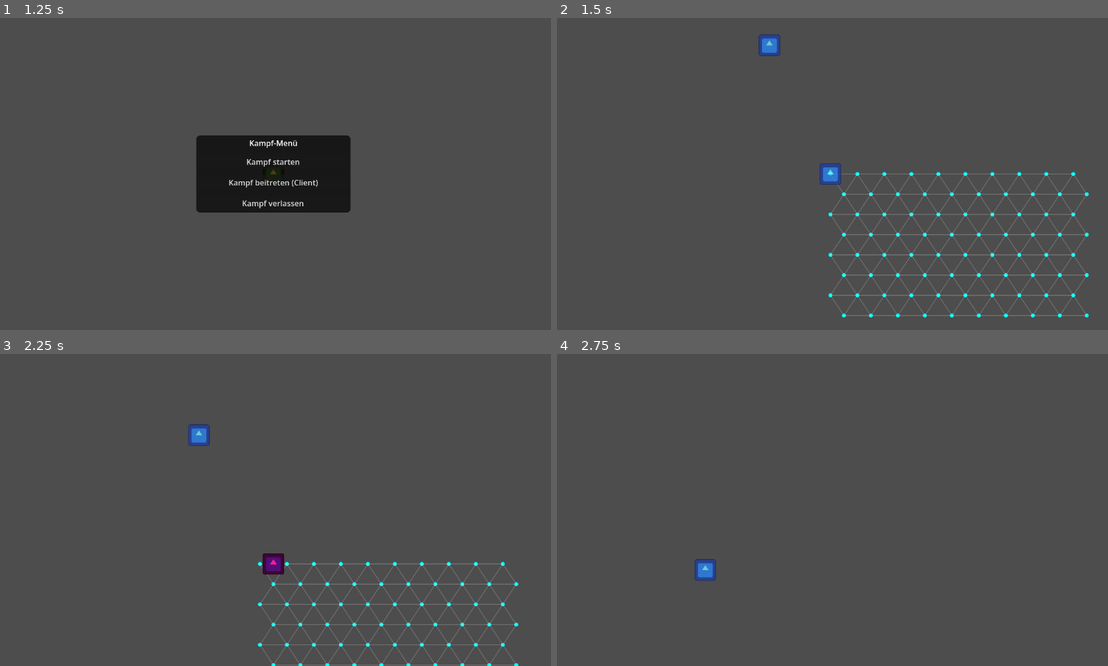
Above: before the commit, frames 1-4 (two rows, left to right).
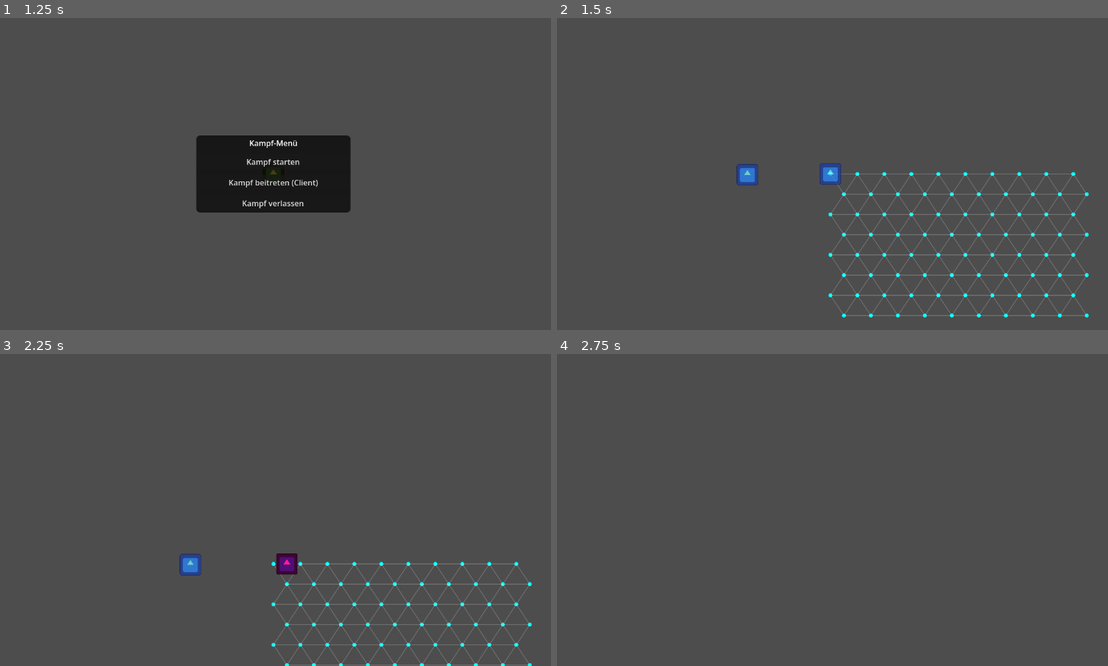
Above: after the commit, the same moments.

Repository: pieeks/NewGameRepo
Game: Godot game, scene res://scene/world.tscn
Two runs of this game, one before a commit and one after it. Both use one fixed random seed, a clock stepped at 60 frames per second and the inputs below. This scene is started directly instead of the project's main scene. The engine's default icon, where the game draws it, is replaced by a stand-in: a white triangle on a blue panel in a dark square.
Inputs (mouse positions are in pixels of both pictures, inside the frame that each line leads up to):
- Up to frame 1 (1.25 s): tap Enter at 0.5 s; move the mouse to (247, 236) at 0.52 s; hold W (move_up) from 0.53 s (still down); hold F (action_button) from 0.53 s (still down)
- Up to frame 2 (1.5 s): release W (move_up) at 1.25 s; release F (action_button) at 1.25 s; click "Kampf starten" at 1.25 s
- Up to frame 3 (2.25 s): tap Space at 2 s; move the mouse to (440, 556) at 2.02 s; hold W (move_up) from 2.03 s (still down); click (440, 556) at 2.1 s
- Up to frame 4 (2.75 s): keep holding W (move_up)

Frame 1 is identical in both runs. In frame 2, 0.5% of the frame differs, in the area x 32-41%, y 5-54%; in frame 3, 3.0%, in the area x 32-97%, y 22-100%; in frame 4, 0.3%.

Commit message:
Refactoring World.gd

Diff:
--- a/global/GameManager.gd
+++ b/global/GameManager.gd
@@ -71,6 +71,8 @@
 	var current_world: Node = get_tree().current_scene
 	if current_world.has_method("spawn_character_to_stage"):
 		current_world.spawn_character_to_stage(peer_id, data)
+		if current_world.has_method("sync_active_fights_to_peer"):
+			current_world.sync_active_fights_to_peer(peer_id)
 	else:
 		print("GameManager(Server): Fehler - Die aktuelle Scene hat keine Spawn Funktion!")
 
--- a/scene/character.tscn
+++ b/scene/character.tscn
@@ -20,7 +20,6 @@
 properties/2/replication_mode = 1
 
 [node name="Character" type="CharacterBody2D" unique_id=2123511907]
-position = Vector2(0, -13)
 collision_mask = 0
 script = ExtResource("1_6k5wm")
 
--- a/scene/world.tscn
+++ b/scene/world.tscn
@@ -1,15 +1,15 @@
 [gd_scene format=3 uid="uid://b2m03o7jo2axq"]
 
 [ext_resource type="Script" uid="uid://b1vmqo80vik12" path="res://scripts/world.gd" id="1_emkrx"]
+[ext_resource type="Script" path="res://scripts/fight_manager.gd" id="6_fmgr"]
 [ext_resource type="PackedScene" uid="uid://bpv5w7cpt1i77" path="res://scene/character.tscn" id="2_0tg4p"]
 [ext_resource type="PackedScene" uid="uid://f3ufcdsu1xr2" path="res://scene/fight/fight_template.tscn" id="3_hcb8y"]
 [ext_resource type="PackedScene" uid="uid://dpnxj50xyugb2" path="res://scene/ui/fight_menu.tscn" id="4_y3jn2"]
 [ext_resource type="PackedScene" uid="uid://dpv175xcbqgya" path="res://scene/lobby.tscn" id="5_yur6x"]
 
-[node name="TestWorld" type="Node2D" unique_id=1911214217]
+[node name="World" type="Node2D" unique_id=1911214217]
 script = ExtResource("1_emkrx")
 player_scene = ExtResource("2_0tg4p")
-fight_scene = ExtResource("3_hcb8y")
 fight_menu_scene = ExtResource("4_y3jn2")
 
 [node name="PlayerContainer" type="Node2D" parent="." unique_id=564631683]
@@ -18,6 +18,10 @@
 _spawnable_scenes = PackedStringArray("uid://bpv5w7cpt1i77")
 spawn_path = NodePath("../PlayerContainer")
 spawn_limit = 2
+
+[node name="FightManager" type="Node" parent="." unique_id=1945847826]
+script = ExtResource("6_fmgr")
+fight_scene = ExtResource("3_hcb8y")
 
 [node name="UILayer" type="CanvasLayer" parent="." unique_id=1323455720]
 
--- a/scripts/character.gd
+++ b/scripts/character.gd
@@ -6,6 +6,9 @@
 
 @export var movement_type : MovementController.ControllerType
 @export var free_camera_pan_speed: float = 400.0
+
+# Im Grid-Modus: Kamera-Position in Weltkoordinaten (nur WASD ändert sie, Character-Bewegung nicht).
+var _grid_camera_world_pos: Vector2 = Vector2.ZERO
 
 # Netzwerk-sichtbarer Animationszustand (wird später repliziert).
 # Interner Speicher (_net_anim_name) + Property mit Setter/Getters.
@@ -66,6 +69,8 @@
 	var grid_movement_node := movement_controller.get_node_or_null("GridMovement")
 	if grid_movement_node != null:
 		grid_movement_node.set("grid_manager", grid_mgr)
+	# Kamera-Ziel in Weltkoordinaten auf aktuelle Position setzen
+	_grid_camera_world_pos = global_position
 
 
 func _process(delta: float) -> void:
@@ -74,8 +79,10 @@
 	if not camera_2d or not camera_2d.is_current():
 		return
 
-	# Im Grid-Modus (Fight): Kamera frei mit WASD schwenkbar
+	# Im Grid-Modus (Fight): Kamera bleibt in Weltkoordinaten, nur WASD schwenkt
 	if movement_controller.current_type == MovementController.ControllerType.GRID:
+		if _grid_camera_world_pos == Vector2.ZERO:
+			_grid_camera_world_pos = global_position
 		var move := Vector2.ZERO
 		if Input.is_action_pressed("move_left"):
 			move.x -= 1.0
@@ -86,8 +93,8 @@
 		if Input.is_action_pressed("move_down"):
 			move.y += 1.0
 		if move != Vector2.ZERO:
-			move = move.normalized() * free_camera_pan_speed * delta
-			camera_2d.position += move
+			_grid_camera_world_pos += move.normalized() * free_camera_pan_speed * delta
+		camera_2d.global_position = _grid_camera_world_pos
 	else:
 		# Sonst: Kamera folgt dem Character (Offset zurück auf 0)
 		camera_2d.position = Vector2.ZERO
--- /dev/null
+++ b/scripts/fight_manager.gd
@@ -0,0 +1,157 @@
+extends Node
+
+signal fight_ended_for_peer(peer_id: int)
+
+@export var fight_scene: PackedScene
+
+@onready var fight_layer: Node = get_parent().get_node("FightLayer")
+
+var is_fight_active: bool = false
+var peers_in_fight: Dictionary = {}
+
+
+func start_fight_for_peer(peer_id: int) -> void:
+	if not multiplayer.is_server():
+		return
+	peers_in_fight[peer_id] = true
+	rpc_start_fight.rpc(peer_id)
+
+
+func end_fight_for_peer(peer_id: int) -> void:
+	if not multiplayer.is_server():
+		return
+	if peers_in_fight.has(peer_id):
+		peers_in_fight[peer_id] = false
+	rpc_end_fight_for_peer.rpc(peer_id)
+
+
+func end_fight() -> void:
+	if not multiplayer.is_server():
+		return
+	rpc_end_fight.rpc()
+
+
+func sync_active_fights_to_peer(peer_id: int) -> void:
+	if not multiplayer.is_server():
+		return
+	var count := 0
+	for child in fight_layer.get_children():
+		if child.has_method("get_owner_peer_id") and child.get("participants") != null:
+			var participants_list: Array = []
+			for p in child.participants:
+				participants_list.append(p)
+			rpc_create_existing_fight.rpc_id(peer_id, child.get_owner_peer_id(), participants_list)
+			count += 1
+	if count > 0:
+		print("FightManager: Sync von ", count, " aktiven Fight(s) an Peer ", peer_id, " gesendet.")
+
+
+func is_peer_in_fight(peer_id: int) -> bool:
+	return peers_in_fight.has(peer_id) and peers_in_fight[peer_id]
+
+
+@rpc("any_peer", "call_local")
+func rpc_start_fight(owner_peer_id: int) -> void:
+	if fight_scene == null:
+		push_error("FightManager: fight_scene ist nicht gesetzt.")
+		return
+	var fight_instance: Node2D = fight_scene.instantiate()
+	fight_instance.name = "Fight_%d" % owner_peer_id
+	if fight_instance.has_method("set_owner_peer_id"):
+		fight_instance.set_owner_peer_id(owner_peer_id)
+	fight_layer.add_child(fight_instance)
+	is_fight_active = true
+	peers_in_fight[owner_peer_id] = true
+	print("FightManager: Fight wurde instanziert (RPC).")
+
+
+@rpc("any_peer")
+func rpc_create_existing_fight(owner_peer_id: int, participants_list: Array) -> void:
+	if fight_scene == null:
+		push_error("FightManager: rpc_create_existing_fight - fight_scene ist null.")
+		return
+	print("FightManager: Erstelle bestehenden Fight ", owner_peer_id, " lokal (Join-in-Progress).")
+	var fight_instance: Node2D = fight_scene.instantiate()
+	fight_instance.name = "Fight_%d" % owner_peer_id
+	if fight_instance.has_method("set_owner_peer_id"):
+		fight_instance.set_owner_peer_id(owner_peer_id)
+	if fight_instance.has_method("set_participants"):
+		fight_instance.set_participants(participants_list)
+	fight_layer.add_child(fight_instance)
+	is_fight_active = true
+	for p in participants_list:
+		peers_in_fight[int(p)] = true
+
+
+@rpc("any_peer")
+func rpc_request_start_fight() -> void:
+	if not multiplayer.is_server():
+		return
+	var requester_id := multiplayer.get_remote_sender_id()
+	print("FightManager: Start-Fight-Request von Peer ", requester_id)
+	start_fight_for_peer(requester_id)
+
+
+@rpc("any_peer")
+func rpc_request_join_fight() -> void:
+	if not multiplayer.is_server():
+		return
+	var requester_id := multiplayer.get_remote_sender_id()
+	_process_join_request(requester_id)
+
+
+func _process_join_request(requester_id: int) -> void:
+	print("FightManager: Join-Fight-Request von Peer ", requester_id)
+	for child in fight_layer.get_children():
+		if child.has_method("add_participant"):
+			if child.has_method("has_participant") and child.has_participant(requester_id):
+				print("FightManager: Peer ", requester_id, " ist bereits Teilnehmer.")
+				return
+			var owner_id := 0
+			if child.has_method("get_owner_peer_id"):
+				owner_id = child.get_owner_peer_id()
+			rpc_sync_join_fight.rpc(owner_id, requester_id)
+			print("FightManager: Peer ", requester_id, " als Teilnehmer hinzugefügt.")
+			return
+	print("FightManager: Kein aktiver Fight zum Beitreten gefunden.")
+
+
+@rpc("any_peer", "call_local")
+func rpc_sync_join_fight(owner_peer_id: int, peer_id: int) -> void:
+	peers_in_fight[peer_id] = true
+	for child in fight_layer.get_children():
+		if child.has_method("get_owner_peer_id") and child.get_owner_peer_id() == owner_peer_id:
+			child.add_participant(peer_id)
+			return
+
+
+@rpc("any_peer")
+func rpc_request_end_fight_for_peer() -> void:
+	if not multiplayer.is_server():
+		return
+	var requester_id := multiplayer.get_remote_sender_id()
+	print("FightManager: End-Fight-Request von Peer ", requester_id)
+	end_fight_for_peer(requester_id)
+
+
+@rpc("any_peer", "call_local")
+func rpc_end_fight() -> void:
+	if fight_layer.get_child_count() == 0:
+		return
+	for child in fight_layer.get_children():
+		child.queue_free()
+	is_fight_active = false
+	peers_in_fight.clear()
+
+
+@rpc("any_peer", "call_local")
+func rpc_end_fight_for_peer(peer_id: int) -> void:
+	for child in fight_layer.get_children():
+		if child.has_method("get_owner_peer_id") and child.get_owner_peer_id() == peer_id:
+			child.queue_free()
+	if peers_in_fight.has(peer_id):
+		peers_in_fight[peer_id] = false
+	if fight_layer.get_child_count() == 0:
+		is_fight_active = false
+	fight_ended_for_peer.emit(peer_id)
+	print("FightManager: Fight beendet (RPC).")
--- a/scripts/fights/fight_template.gd
+++ b/scripts/fights/fight_template.gd
@@ -38,6 +38,12 @@
 	return owner_peer_id
 
 
+func set_participants(participants_list: Array) -> void:
+	participants.clear()
+	for p in participants_list:
+		participants.append(int(p))
+
+
 func has_participant(peer_id: int) -> bool:
 	return participants.has(peer_id)
 
@@ -51,9 +57,9 @@
 	if peer_id == multiplayer.get_unique_id():
 		visible = true
 
-	#Nur Host spawnt Battle-character; Owner wurde schon in _ready() gespawnt
+	# Nur Host spawnt Battle-Character; einen Frame verzögern, damit Client die Fight-Szene hat (Join-in-Progress).
 	if multiplayer.is_server() and peer_id != owner_peer_id:
-		_spawn_battle_character(peer_id)
+		call_deferred("_spawn_battle_character", peer_id)
 
 
 func _spawn_battle_character(peer_id: int) -> void:
--- a/scripts/world.gd
+++ b/scripts/world.gd
@@ -1,33 +1,39 @@
 extends Node2D
 
 @export var player_scene: PackedScene
-@export var fight_scene: PackedScene
 @export var fight_menu_scene: PackedScene
 
 @onready var player_container: Node2D = $PlayerContainer
 @onready var ui_layer: CanvasLayer = $UILayer
+@onready var fight_manager: Node = $FightManager
 
 var fight_menu: Control
 
-var is_fight_active: bool = false
-# Tracking, welche Peers aktuell in einem Fight sind (für Movement-Block in der Open World)
-var peers_in_fight: = {}
+
+func _ready() -> void:
+	print("world: _ready()")
+	GameManager.notify_world_is_ready.call_deferred()
+	if fight_manager.has_signal("fight_ended_for_peer"):
+		fight_manager.fight_ended_for_peer.connect(_on_fight_ended_for_peer)
 
 
-func _ready() -> void:
-	print("!!! testWorld.gd: Mein _ready() Funktion Läuft!")
-	GameManager.notify_world_is_ready.call_deferred()
+func _on_fight_ended_for_peer(peer_id: int) -> void:
+	var my_id := multiplayer.get_unique_id()
+	if peer_id != my_id:
+		return
+	var my_char: Node = player_container.get_node_or_null(str(my_id))
+	if my_char:
+		var cam: Camera2D = my_char.get_node_or_null("Camera2D")
+		if cam:
+			cam.make_current()
 
 
 func spawn_character_to_stage(peer_id: int, data: Dictionary) -> void:
 	if player_scene == null:
-		print("testWorld: Fehler - player_scene is nicht zugewiesen")
+		print("world: Fehler - player_scene ist nicht zugewiesen")
 		return
-
-	print("testWorld: -> Setze Character ", data.get("name", "Unbekannt"))
-
-	var player_instance : Node = player_scene.instantiate()
-
+	print("world: Setze Character ", data.get("name", "Unbekannt"))
+	var player_instance: Node = player_scene.instantiate()
 	player_instance.name = str(peer_id)
 	player_instance.set_multiplayer_authority(peer_id)
 	player_instance.position = Vector2(randf_range(-150, 150), randf_range(-150, 150))
@@ -35,157 +41,20 @@
 
 
 func remove_character_from_stage(peer_id: int) -> void:
-	var player_node_name: String = str(peer_id)
-	var node_to_remove: Node = player_container.get_node_or_null(player_node_name)
-
+	var node_to_remove: Node = player_container.get_node_or_null(str(peer_id))
 	if node_to_remove:
-		print("testWorld: Spieler: ", peer_id, "hat das Spiel verlassen")
+		print("world: Spieler ", peer_id, " hat das Spiel verlassen")
 		node_to_remove.queue_free()
 	else:
-		print("testWorld: Konnte keinen Charcter für ID: ", peer_id, " finden.")
+		print("world: Konnte keinen Character für ID ", peer_id, " finden.")
 
 
-func start_fight_for_peer(peer_id: int) -> void:
-	# Fight-Start immer vom Host aus steuern und dann per RPC
-	# auf alle Peers (inkl. Host selbst) spiegeln.
-	if not multiplayer.is_server():
-		return
-
-	peers_in_fight[peer_id] = true
-	rpc_start_fight.rpc(peer_id)
-
-
-func end_fight_for_peer(peer_id: int) -> void:
-	# Fight-Ende immer vom Host aus steuern
-	if not multiplayer.is_server():
-		return
-
-	if peers_in_fight.has(peer_id):
-		peers_in_fight[peer_id] = false
-
-	rpc_end_fight_for_peer.rpc(peer_id)
-
-
-func end_fight() -> void:
-	# Fight-Ende ebenfalls nur vom Host anstoßen
-	if not multiplayer.is_server():
-		return
-
-	rpc_end_fight.rpc()
-
-
-@rpc("any_peer", "call_local")
-func rpc_start_fight(owner_peer_id: int) -> void:
-	if fight_scene == null:
-		print("testWorld: Fehler - fight_scene ist nicht gesetzt.")
-		return
-
-	var fight_instance: Node2D = fight_scene.instantiate()
-	fight_instance.name = "Fight_%d" % owner_peer_id
-	# Peer-ID in die Fight-Szene übergeben, falls das Script sie unterstützt.
-	if fight_instance.has_method("set_owner_peer_id"):
-		fight_instance.set_owner_peer_id(owner_peer_id)
-	$FightLayer.add_child(fight_instance)
-	is_fight_active = true
-	# Sicherstellen, dass auf allen Peers der passende Spieler
-	# als "im Fight" markiert wird, damit sein Open-World-Movement stoppt.
-	peers_in_fight[owner_peer_id] = true
-	print("testWorld: Test-Fight wurde instanziert (RPC).")
+func sync_active_fights_to_peer(peer_id: int) -> void:
+	fight_manager.sync_active_fights_to_peer(peer_id)
 
 
 func is_peer_in_fight(peer_id: int) -> bool:
-	return peers_in_fight.has(peer_id) and peers_in_fight[peer_id]
-
-
-@rpc("any_peer")
-func rpc_request_start_fight() -> void:
-	# Wird von Clients aufgerufen; nur der Host verarbeitet diese Anfrage.
-	if not multiplayer.is_server():
-		return
-
-	var requester_id := multiplayer.get_remote_sender_id()
-	print("testWorld: Start-Fight-Request von Peer ", requester_id)
-	start_fight_for_peer(requester_id)
-
-
-@rpc("any_peer")
-func rpc_request_join_fight() -> void:
-	if not multiplayer.is_server():
-		return
-
-	var requester_id := multiplayer.get_remote_sender_id()
-	print("world: Join-Fight-Request von Peer ", requester_id)
-
-	for child in $FightLayer.get_children():
-		if child.has_method("add_participant"):
-			if child.has_method("has_participant") and child.has_participant(requester_id):
-				print("world: Peer ", requester_id, " ist bereits Teilnehmer.")
-				return
-
-			var owner_id := 0
-			if child.has_method("get_owner_peer_id"):
-				owner_id = child.get_owner_peer_id()
-
-			# Nur RPC auslösen – add_participant (und ggf. Spawn) passiert in rpc_sync_join_fight auf allen Peers
-			rpc_sync_join_fight.rpc(owner_id, requester_id)
-			print("world: Peer ", requester_id, " als Teilnehmer hinzugefügt.")
-			return
-
-	print("world: Kein aktiver Fight zum Beitreten gefunden.")
-
-
-@rpc("any_peer", "call_local")
-func rpc_sync_join_fight(owner_peer_id: int, peer_id: int) -> void:
-	# Auf allen Peers: Teilnehmehrliste und Movement-Block aktualisieren
-	peers_in_fight[peer_id] = true
-
-	for child in $FightLayer.get_children():
-		if child.has_method("get_owner_peer_id") and child.get_owner_peer_id() == owner_peer_id:
-			child.add_participant(peer_id)
-			return
-
-
-@rpc("any_peer")
-func rpc_request_end_fight_for_peer() -> void:
-	# Wird von Clients aufgerufen; nur der Host verarbeitet diese Anfrage.
-	if not multiplayer.is_server():
-		return
-
-	var requester_id := multiplayer.get_remote_sender_id()
-	print("testWorld: End-Fight-Request von Peer ", requester_id)
-	end_fight_for_peer(requester_id)
-
-
-@rpc("any_peer", "call_local")
-func rpc_end_fight() -> void:
-	if $FightLayer.get_child_count() == 0:
-		return
-	for child in $FightLayer.get_children():
-		child.queue_free()
-	is_fight_active = false
-	peers_in_fight.clear()
-
-
-@rpc("any_peer", "call_local")
-func rpc_end_fight_for_peer(peer_id: int) -> void:
-	# Konkreten Fight für einen bestimmten Peer schließen
-	for child in $FightLayer.get_children():
-		if child.has_method("get_owner_peer_id") and child.get_owner_peer_id() == peer_id:
-			child.queue_free()
-
-	if peers_in_fight.has(peer_id):
-		peers_in_fight[peer_id] = false
-
-	if $FightLayer.get_child_count() == 0:
-		is_fight_active = false
-	# Welt-Kamera des lokalen Spielers wieder aktivieren
-	var my_id: int = multiplayer.get_unique_id()
-	var my_char: Node = player_container.get_node_or_null(str(my_id))
-	if my_char:
-		var cam: Camera2D = my_char.get_node_or_null("Camera2D")
-		if cam:
-			cam.make_current()
-	print("testWorld: Fight beendet (RPC).")
+	return fight_manager.is_peer_in_fight(peer_id)
 
 
 func _unhandled_key_input(event: InputEvent) -> void:
@@ -194,9 +63,6 @@
 			$UILayer/CenterContainer/Lobby.visible = false
 		else:
 			$UILayer/CenterContainer/Lobby.visible = true
-
-	# Taste F (oder die zugeordnete Action) öffnet das Kampf-Menü,
-	# anstatt direkt einen Kampf zu starten/beenden.
 	if event.is_action_pressed("action_button"):
 		_toggle_fight_menu()
 
@@ -206,15 +72,11 @@
 		fight_menu.queue_free()
 		fight_menu = null
 		return
-
 	if fight_menu_scene == null:
-		print("testWorld: fight_menu_scene ist nicht gesetzt.")
+		print("world: fight_menu_scene ist nicht gesetzt.")
 		return
-
 	fight_menu = fight_menu_scene.instantiate()
 	ui_layer.add_child(fight_menu)
-
-	# Signale verbinden
 	if fight_menu.has_signal("start_fight_pressed"):
 		fight_menu.start_fight_pressed.connect(_on_fight_menu_start_fight)
 	if fight_menu.has_signal("join_fight_pressed"):
@@ -224,47 +86,30 @@
 
 
 func _on_fight_menu_start_fight() -> void:
-	# Menü schließen und Kampf starten
 	if fight_menu and is_instance_valid(fight_menu):
 		fight_menu.queue_free()
 		fight_menu = null
-
 	if multiplayer.is_server():
-		# Host startet direkt einen Fight für sich selbst
-		var my_id := multiplayer.get_unique_id()
-		start_fight_for_peer(my_id)
+		fight_manager.start_fight_for_peer(multiplayer.get_unique_id())
 	else:
-		# Client sendet nur eine Anfrage an den Host,
-		# der dann einen neuen Fight für diesen Peer startet.
-		rpc_id(1, "rpc_request_start_fight")
+		fight_manager.rpc_id(1, "rpc_request_start_fight")
 
 
 func _on_fight_menu_join_fight() -> void:
-	#Menü schließen
 	if fight_menu and is_instance_valid(fight_menu):
 		fight_menu.queue_free()
 		fight_menu = null
-
-	var my_id := multiplayer.get_unique_id()
-
 	if multiplayer.is_server():
-		print("world: Host móchte einem Fight beitreten (Peer ID: ", my_id, ")")
+		fight_manager._process_join_request(multiplayer.get_unique_id())
 	else:
-		#Client: Anfrage an den Host senden
-		rpc_id(1, "rpc_request_join_fight")
+		fight_manager.rpc_id(1, "rpc_request_join_fight")
 
 
 func _on_fight_menu_leave_fight() -> void:
-	# Menü schließen
 	if fight_menu and is_instance_valid(fight_menu):
 		fight_menu.queue_free()
 		fight_menu = null
-
-	var my_id := multiplayer.get_unique_id()
 	if multiplayer.is_server():
-		# Host beendet eigenen Fight direkt
-		end_fight_for_peer(my_id)
+		fight_manager.end_fight_for_peer(multiplayer.get_unique_id())
 	else:
-		# Client sendet nur eine Anfrage an den Host,
-		# der dann den Fight für diesen Peer beendet.
-		rpc_id(1, "rpc_request_end_fight_for_peer")
+		fight_manager.rpc_id(1, "rpc_request_end_fight_for_peer")
Not shown, added: scripts/fight_manager.gd.uid
